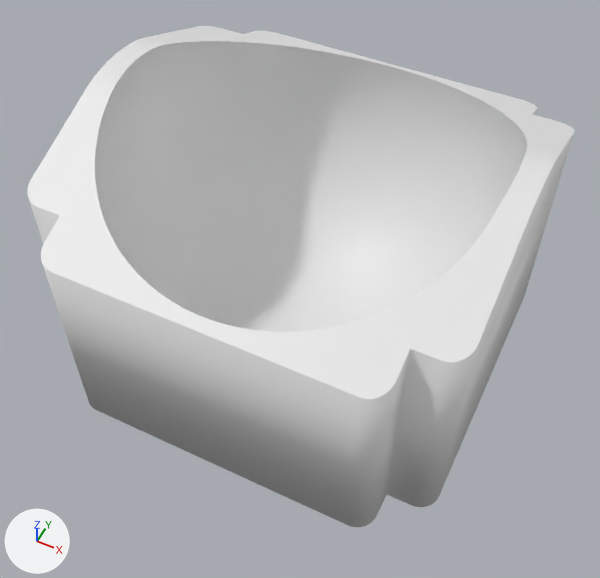
The Blender file BallCase/RKD01/rkd.blend: old version first, new version second.
Rendered twice from a 50 mm lens placed at (23.5, -49.1, 46.0), pointed at (1.0, -4.0, -10.3). Arrows for +X, +Y and +Z are at lower left; the lights stay in place. The same objects are shown in both versions, whatever each file hides.

Names of what the first picture shows: 'Top3a'.
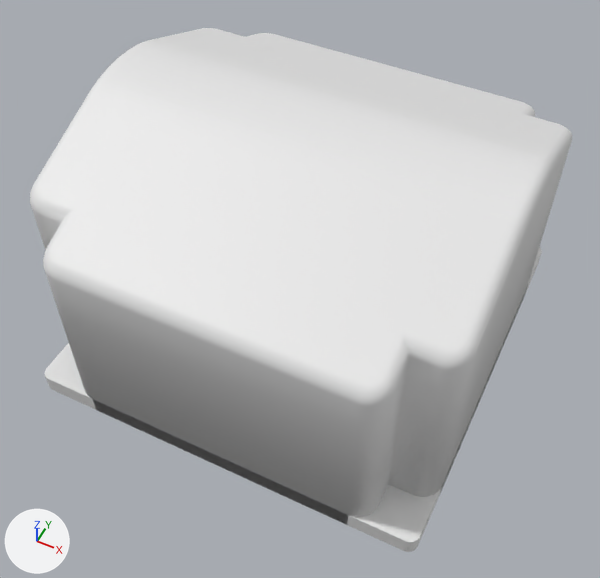
Diff of the bpy script that builds the scene:
```diff
--- a/BallCase/RKD01/rkd.blend.py
+++ b/BallCase/RKD01/rkd.blend.py
@@ me_cube_013 @@
+me_cube_013.from_pydata(...)  # 72 vertices, 38 faces; spans x -1.0..1.0, y -1.0..1.0, z -1.0..1.0
@@ ob_top3a @@
-ob_top3a = bpy.data.objects.new('Top3a', me_cube_009)
+ob_top3a = bpy.data.objects.new('Top3a', me_cube_008)
 ob_top3a.location = (0.0, 0.0, 0.0)
 ob_top3a.scale = (18.8, 18.8, 17.6)
-_m = ob_top3a.modifiers.new('Boolean', 'BOOLEAN')
-_m.object = ob_holderinner
@@ ob_bottom1 @@
+ob_bottom1 = bpy.data.objects.new('bottom1', me_cube_013)
+ob_bottom1.location = (0.0, 0.0, -18.5)
+ob_bottom1.scale = (18.8, 18.8, 0.9)
```

Changed parts and their boxes [x1, y1, x2, y2] in the pictures (600 x 578 px):
'Top3a', reshaped, modifiers changed
    before: [27, 26, 575, 527]
    after: [30, 28, 572, 524]
'bottom1', added
    after: [44, 247, 542, 552]
